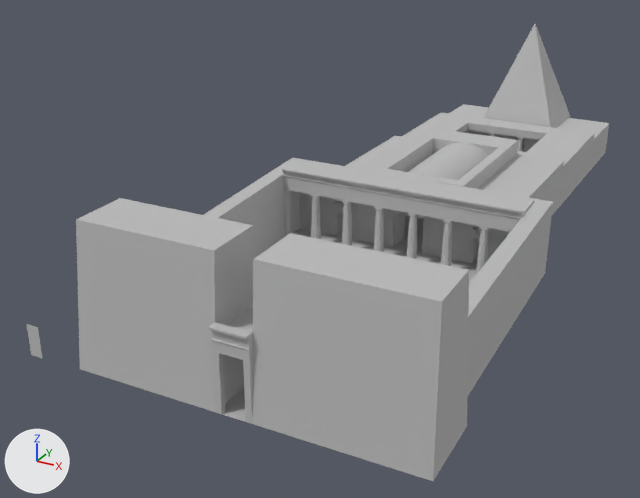
A saved change to the glTF model assets/items/vg134yk1706/Maya_Meryt.glb.
The view is the same before and after, from a 50 mm lens placed at (25.6, -24.5, 20.6), pointed at (2.7, 17.1, -0.2). The axes (+X, +Y, +Z) are drawn at lower left. The lights are the same throughout.
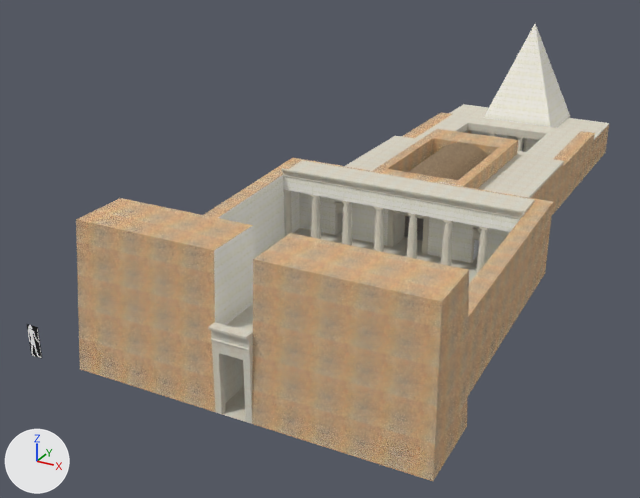
Edits to the bpy script that builds the scene:
```text
Add img_hesyra3:
    img_hesyra3 = load_image('HesyRa3', '_unpacked/HesyRa3', 1062, 2445, 'sRGB')
Add img_white_limestone_block:
    img_white_limestone_block = load_image('white_limestone_block', '_unpacked/white_limestone_block', 770, 653, 'sRGB')
Add img_mudbrick4:
    img_mudbrick4 = load_image('Mudbrick4', '_unpacked/Mudbrick4', 492, 299, 'sRGB')
Add img_mudplaster:
    img_mudplaster = load_image('mudplaster', '_unpacked/mudplaster', 400, 266, 'sRGB')
Add img_white_limestone1:
    img_white_limestone1 = load_image('white_limestone1', '_unpacked/white_limestone1', 202, 164, 'sRGB')
Change mat_white_limestone1:
    remove mat_white_limestone1.base_color = (0.5, 0.5, 0.5)  # grey #bcbcbc
    add mat_white_limestone1.texture = img_white_limestone1
Change mat_mudplaster:
    remove mat_mudplaster.base_color = (0.5, 0.5, 0.5)  # grey #bcbcbc
    add mat_mudplaster.texture = img_mudplaster
Change mat_mudbrick4:
    remove mat_mudbrick4.base_color = (0.5, 0.5, 0.5)  # grey #bcbcbc
    add mat_mudbrick4.texture = img_mudbrick4
Change mat_white_limestone_block:
    remove mat_white_limestone_block.base_color = (0.5, 0.5, 0.5)  # grey #bcbcbc
    add mat_white_limestone_block.texture = img_white_limestone_block
Change mat_hesyra3:
    remove mat_hesyra3.base_color = (0.5, 0.5, 0.5)  # grey #bcbcbc
    add mat_hesyra3.texture = img_hesyra3
```

What differs and where, as boxes [x1, y1, x2, y2] in the pictures (640 x 498 px):
'Mesh74 Model', surface changed (grey to beige)
    both: [76, 112, 609, 481]
'Mesh72 Pyramid1 Model', surface changed (grey to white)
    both: [484, 24, 570, 128]
'Mesh16 roof_A1 Model', surface changed (grey to white)
    both: [478, 154, 564, 198]
'Mesh10 Inner_Court_Roof1 Model', surface changed (grey to white)
    both: [415, 114, 580, 159]
'Mesh49 Statue_Vault1 Model', surface changed (grey to brown)
    both: [409, 142, 488, 180]
'Mesh68 Cornice1 Model', surface changed
    both: [281, 168, 523, 218]
'Mesh1 Roof_B1 Model', surface changed (grey to white)
    both: [345, 136, 421, 171]
'Mesh73 West_Roof1 Model', surface changed (grey to white)
    both: [449, 104, 609, 140]
'Mesh20 Statue_Room_Doorway_2_2 Model', surface changed
    both: [387, 209, 429, 254]
'Mesh75 Model', surface changed
    both: [458, 125, 545, 140]
'Mesh62 column18 Model', surface changed
    both: [441, 223, 452, 266]
'Mesh69 column20 Model', surface changed
    both: [374, 210, 384, 252]
'Mesh60 column17 Model', surface changed
    both: [406, 216, 417, 259]
'Mesh55 column15 Model', surface changed
    both: [342, 203, 352, 246]
'Mesh66 column19 Model', surface changed
    both: [473, 229, 489, 278]
'Mesh58 column16 Model', surface changed
    both: [311, 197, 321, 239]
'Mesh76 Model', surface changed
    both: [27, 324, 42, 358]
'Mesh50 Statue_Entry_Vault1 Model', surface changed
    both: [394, 214, 404, 246]
'Mesh18 cornice_and_torus3 Model', surface changed
    both: [472, 228, 481, 240]
'Mesh17 cornice_and_torus_1_1 Model', surface changed
    both: [334, 202, 344, 214]
'Mesh53 AB_Vaulted_Entry1 Model', surface changed
    both: [338, 213, 343, 233]
'Mesh33 column7 Model', surface changed
    both: [518, 139, 523, 151]
'Mesh19 Statue_Room_Doorway_2_1 Model', surface changed
    both: [403, 215, 429, 254]
'Mesh61 column17 Model', surface changed
    both: [408, 213, 417, 217]
'Mesh67 column19 Model', surface changed
    both: [479, 227, 489, 230]
'Mesh63 column18 Model', surface changed
    both: [443, 220, 453, 224]
'Mesh70 column20 Model', surface changed
    both: [374, 207, 384, 210]
'Mesh56 column15 Model', surface changed
    both: [342, 200, 351, 204]
'Mesh59 column16 Model', surface changed
    both: [311, 195, 320, 198]
